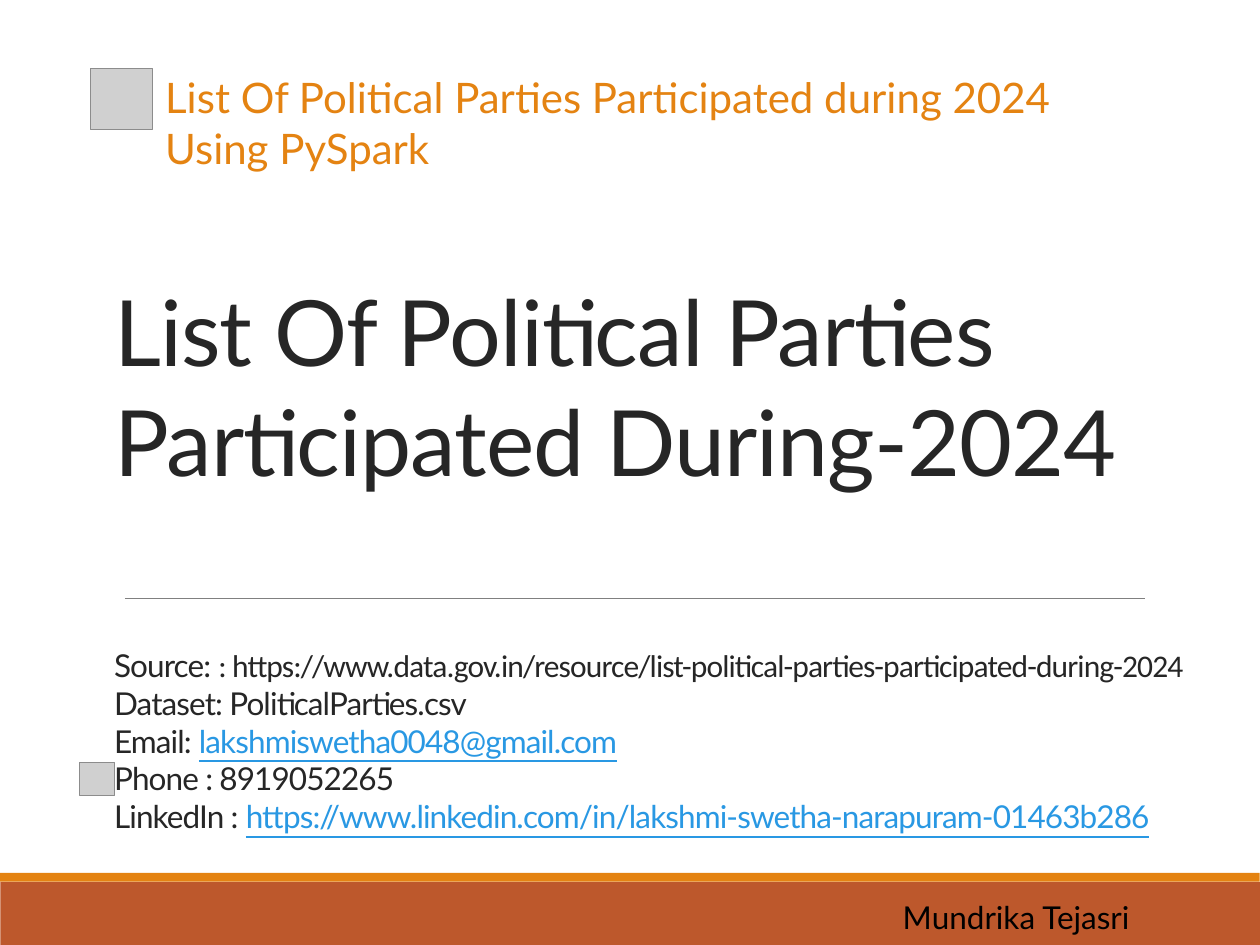
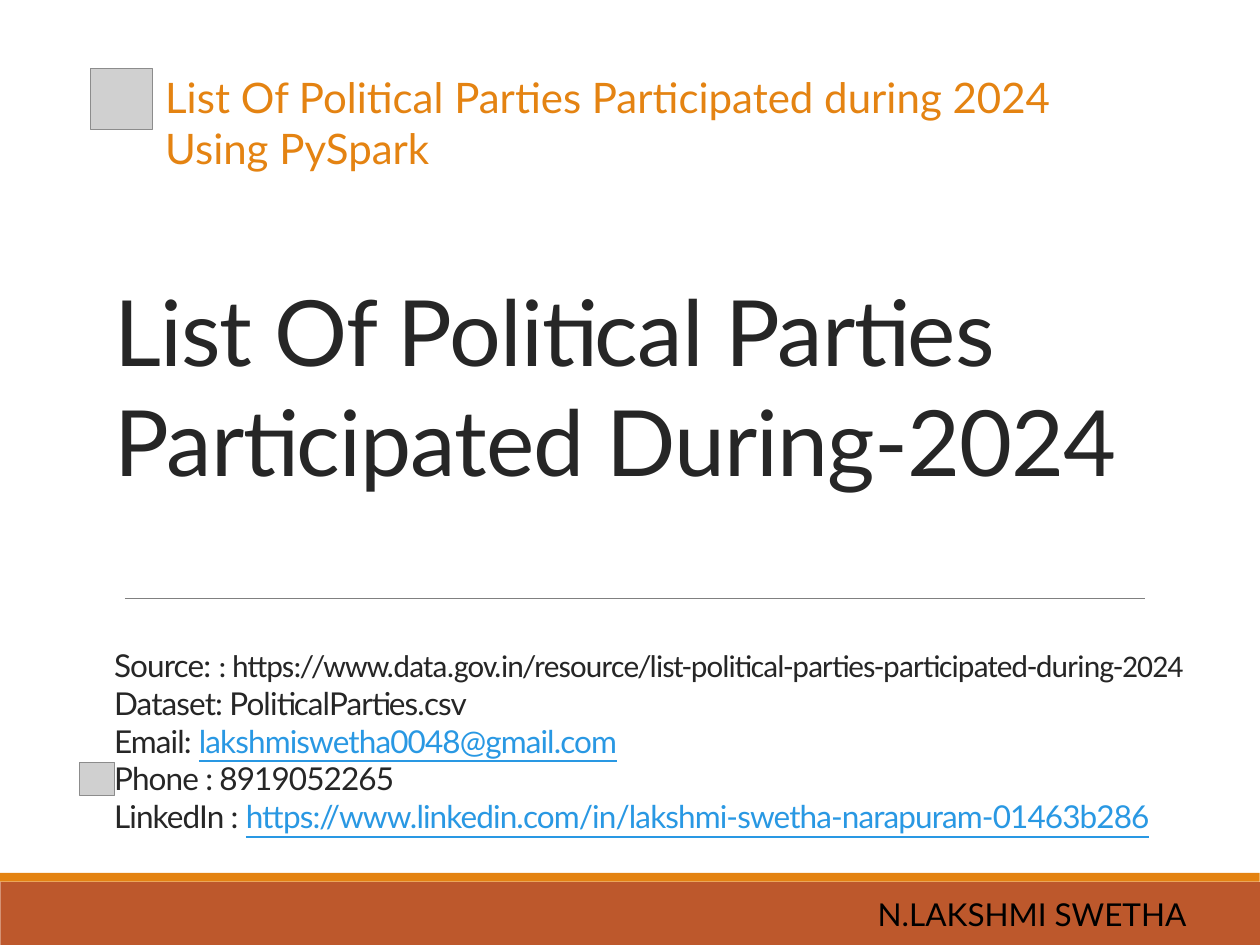
Before and after one commit to NarapuramLakshmiSwetha/BigDataAnalytics, a slide deck: slide 1 of 7.List_Of_Political_Parties_Participated_2024/List of political parties participated.pptx. Drawn at 1260x945 pixels with LibreOffice and Linux fonts; fonts in the diff are those of the drawing; grey boxes stand for pictures; background and template pictures are left out. Boxes give left, top, right and bottom in pixels: in the first picture for what was removed or moved away, otherwise in the second. Text is boxed around its words. In the diff, an @@ line names an element or a change of style, - is before the commit and + after.

```diff
--- a/7.List_Of_Political_Parties_Participated_2024/List of political parties participated.pptx
+++ b/7.List_Of_Political_Parties_Participated_2024/List of political parties participated.pptx
@@ text at [878, 903, 1187, 927]: text changed @@
-Mundrika Tejasri
+N.LAKSHMI SWETHA
```
